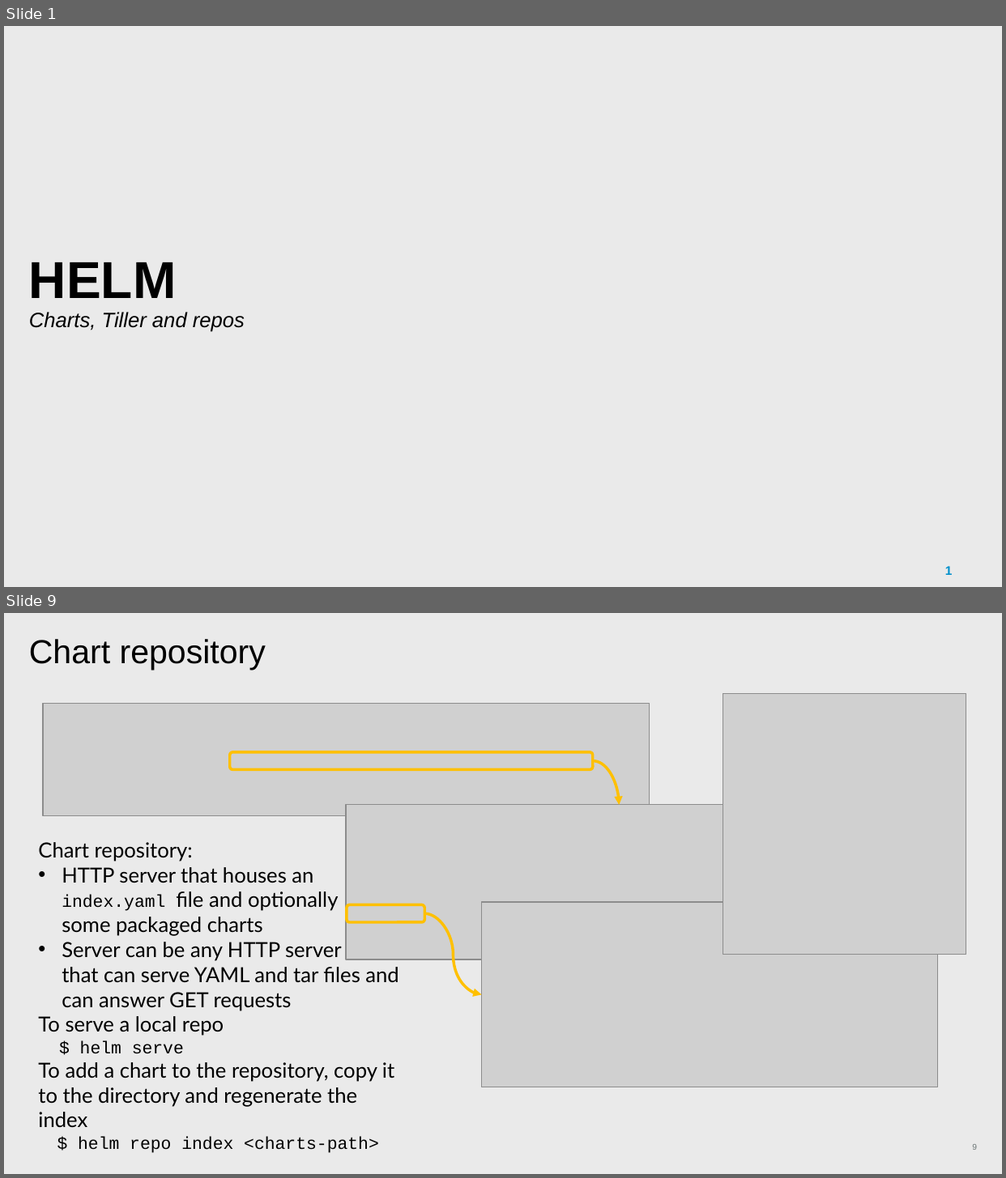
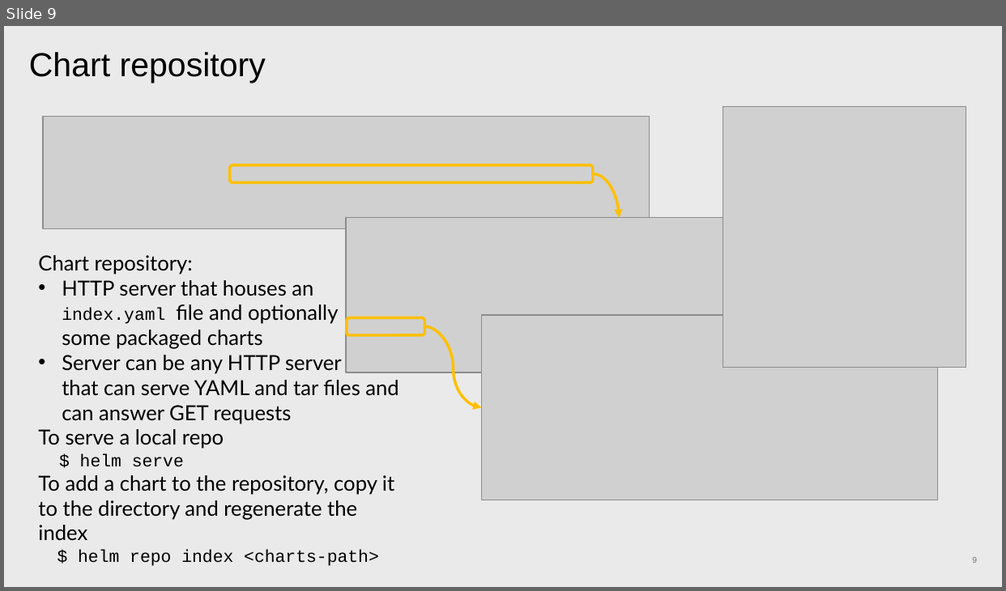
Before and after one commit to patrocinio/cloud-private-bootcamp, a slide deck: Units_development/Helm basics_AWG.pptx. Shown one above the other, each under a label of ours: slides 1 and 9 before the commit, slide 9 after it; the slides between them are not shown. The pictures are 1006x1178 and 1006x591 pixels, drawn with LibreOffice and Linux fonts; fonts in the diff are those of the drawing; grey boxes stand for pictures; background and template pictures are left out. Boxes give left, top, right and bottom in pixels: in the first picture for what was removed or moved away, otherwise in the second. Text is boxed around its words. In the diff, an @@ line names an element or a change of style, - is before the commit and + after.

```diff
--- a/Units_development/Helm basics_AWG.pptx
+++ b/Units_development/Helm basics_AWG.pptx
@@ slide 1 removed at box(4, 26, 1002, 587), background #EAEAEA @@
@@ title removed at box(29, 263, 245, 332) @@
-HELM
-Charts, Tiller and repos
@@ page number removed at box(945, 566, 953, 575) @@
-1
```
Also in this commit, not shown: 5 slides changed, 5 slides added, 3 other slides removed.
